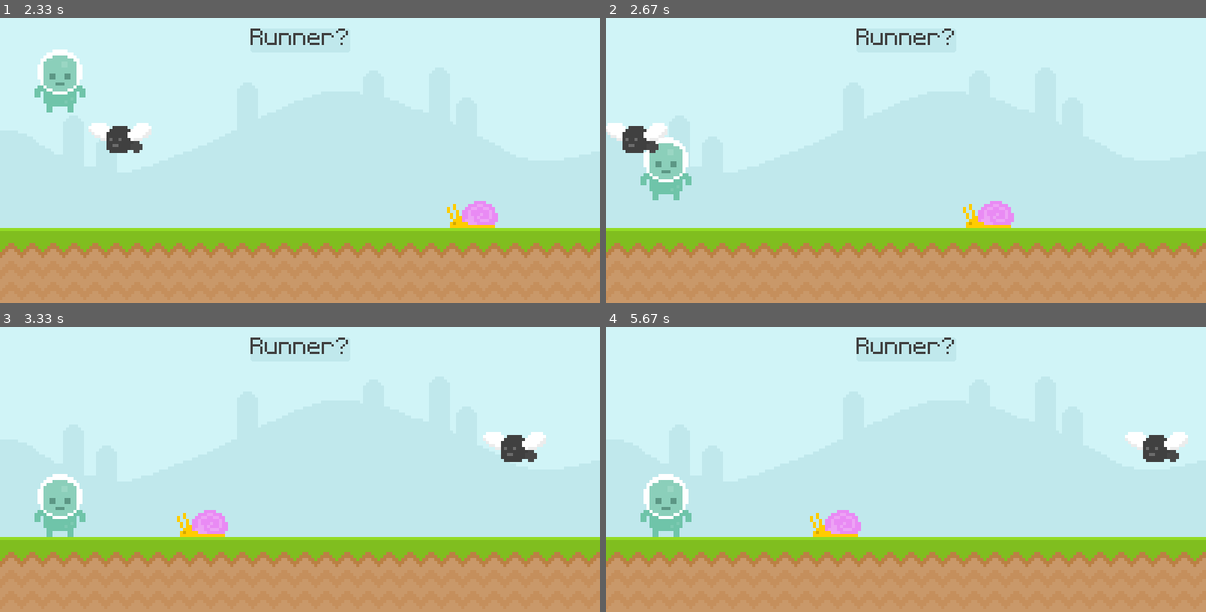
Above: before the commit, frames 1-4 (two rows, left to right).
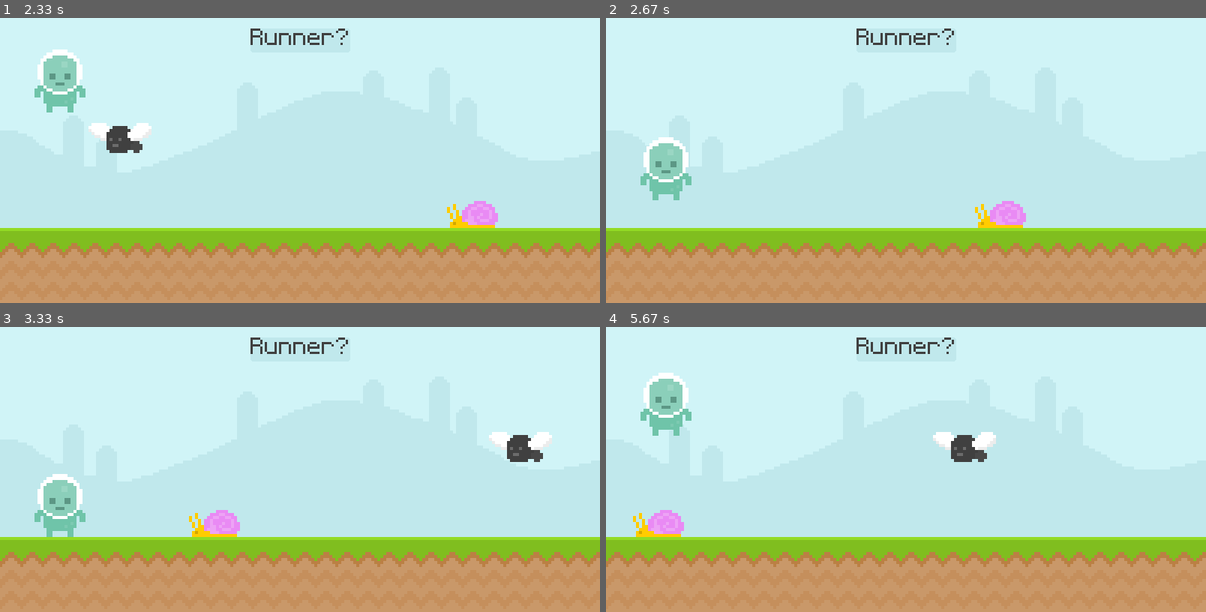
Above: after the commit, the same moments.

Repository: Sendzeagahara/pygame-test-1
Game: pygame game, started from main.py
The game is run twice, just before and just after one commit, with the same random seed, the same clock (stepped at 60 frames per second) and the same inputs.
Inputs:
- Up to frame 1 (2.33 s): tap Space at 0.33, 0.73, 1.03, 1.23, 1.57, 1.87, 2.07 s
- Up to frame 2 (2.67 s): tap Space at 2.37, 2.63 s
- Up to frame 3 (3.33 s): no input
- Up to frame 4 (5.67 s): tap Space at 3.4, 3.8, 4.1, 4.47, 4.87, 5.17, 5.37 s

Frame 1 is identical in both runs. In frame 2, 1.3% of the frame differs, in the area x 0-70%, y 36-74%; in frame 3, 1.0%; in frame 4, 5.0%, in the area x 4-97%, y 16-74%.

Commit message:
Game over status added

Diff:
--- a/main.py
+++ b/main.py
@@ -4,61 +4,88 @@
 pygame.init()
 screen = pygame.display.set_mode((800, 400))
 pygame.display.set_caption('test-1')
+main_font = pygame.font.Font('font/Pixeltype.ttf', 50)
 clock = pygame.time.Clock()
-main_font = pygame.font.Font('font/Pixeltype.ttf', 50)
+game_active = True
 
+# backgrounds
 sky_surface = pygame.image.load('graphics/Sky.png').convert_alpha()
 ground_surface = pygame.image.load('graphics/Ground.png').convert_alpha()
 
+# texts
 greet_surface = main_font.render('Runner?', False, (64, 64, 64))
 greet_rectangle = greet_surface.get_rect(center=(400, 50))
 
+game_over_surface_1 = main_font.render('git gud', False, (64, 64, 64))
+game_over_rectangle_1 = game_over_surface_1.get_rect(center=(400, 150))
+
+game_over_surface_2 = main_font.render('press "SPACE" to git gud', False, (64, 64, 64))
+game_over_rectangle_2 = game_over_surface_2.get_rect(center=(400, 250))
+
+# player
 player_surface = pygame.image.load('graphics/Player/Player_stand.png').convert_alpha()
 player_rectangle = player_surface.get_rect(midbottom=(80, 300))
 player_gravity = 0
 
+# snail
 snail_surface = pygame.image.load('graphics/Snail/Snail1.png').convert_alpha()
 snail_rectangle = snail_surface.get_rect(midbottom=(600, 300))
 
+# fly
 fly_surface = pygame.image.load('graphics/Fly/Fly1.png').convert_alpha()
 fly_rectangle = fly_surface.get_rect(midbottom=(1000, 200))
 
 while True:
-    #event loop
+    # event loop
     for event in pygame.event.get():
         if event.type == pygame.QUIT:
             pygame.quit()
             exit()
-        if event.type == pygame.KEYDOWN:
-            if event.key == pygame.K_SPACE and player_rectangle.bottom >= 300:
-                player_gravity = -20
+        if game_active:
+            if event.type == pygame.KEYDOWN:
+                if event.key == pygame.K_SPACE and player_rectangle.bottom >= 300:
+                    player_gravity = -20
+        else:
+            if event.type == pygame.KEYDOWN:
+                if event.key == pygame.K_SPACE:
+                    game_active = True
 
-    #environment
-    screen.blit(sky_surface, (0, 0))
-    screen.blit(ground_surface, (0, 300))
-    pygame.draw.rect(screen, '#c0e8ec', greet_rectangle, border_radius=3)
-    screen.blit(greet_surface, greet_rectangle)
+    if game_active:
+        # environment
+        screen.blit(sky_surface, (0, 0))
+        screen.blit(ground_surface, (0, 300))
+        pygame.draw.rect(screen, '#c0e8ec', greet_rectangle, border_radius=3)
+        screen.blit(greet_surface, greet_rectangle)
 
-    #player
-    player_gravity += 1
-    player_rectangle.y += player_gravity
-    if player_rectangle.bottom > 300:
-        player_rectangle.bottom = 300
-    screen.blit(player_surface, player_rectangle)
+        # player
+        player_gravity += 1
+        player_rectangle.y += player_gravity
+        if player_rectangle.bottom > 300:
+            player_rectangle.bottom = 300
+        screen.blit(player_surface, player_rectangle)
 
-    #snail
-    snail_rectangle.x -= 6
-    if snail_rectangle.right <= 0:
-        snail_rectangle.left = 800
-    screen.blit(snail_surface, snail_rectangle)
+        # snail
+        snail_rectangle.x -= 6
+        if snail_rectangle.right <= 0:
+            snail_rectangle.left = 800
+        screen.blit(snail_surface, snail_rectangle)
 
-    #fly
-    fly_rectangle.x -= 6
-    if fly_rectangle.right <= 0:
-        fly_rectangle.left = 800
-    screen.blit(fly_surface, fly_rectangle)
+        # fly
+        fly_rectangle.x -= 6
+        if fly_rectangle.right <= 0:
+            fly_rectangle.left = 800
+        screen.blit(fly_surface, fly_rectangle)
 
-    #collisions
+        # collisions
+        if player_rectangle.colliderect(snail_rectangle) or player_rectangle.colliderect(fly_rectangle):
+            game_active = False
+            player_rectangle.bottom = 300
+            snail_rectangle.x = 600
+            fly_rectangle.x = 1000
+    else:
+        screen.fill('#c0e8ec')
+        screen.blit(game_over_surface_1, game_over_rectangle_1)
+        screen.blit(game_over_surface_2, game_over_rectangle_2)
 
     pygame.display.update()
     clock.tick(60)
